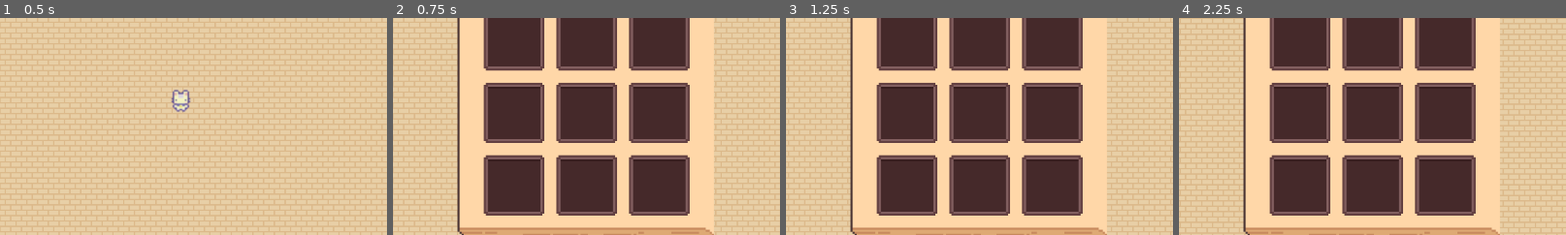
Above: before the commit, frames 1-4 (left to right).
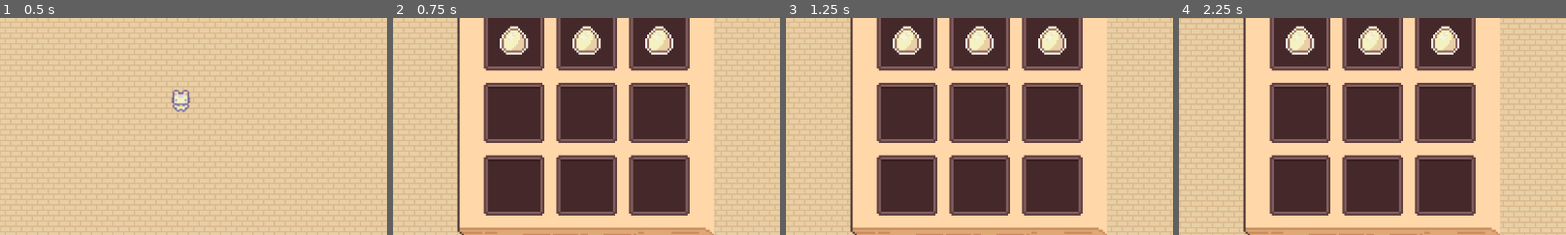
Above: after the commit, the same moments.

Repository: Starry-Nites/comfy-Jam-summer-2026
Game: Godot game, scene res://scenes/main.tscn
Same seed, same stepped clock (60 frames per second), same inputs: the game is played once before the commit and once after it.
Inputs:
- Up to frame 1 (0.5 s): no input
- Up to frame 2 (0.75 s): tap Enter at 0.5 s; hold D (right) from 0.53 s (still down); tap I (i) at 0.6 s
- Up to frame 3 (1.25 s): keep holding D (right)
- Up to frame 4 (2.25 s): release D (right) at 1.28 s; hold S (down) 1.28-2.03 s; tap I (i) at 1.35, 2.1 s; tap Space at 2 s; hold D (right) from 2.03 s (still down)
The pictures show only the part of the screen within x 27-77%, y 31-81%; the shares and areas given below are measured in that part.

Frame 1 is identical in both runs. In frame 2, 2.3% of the frame differs, in the area x 27-73%, y 3-17%; in frame 3, 2.3%; in frame 4, 2.3%.

Commit message:
fix: adjust items position on inventory

Diff:
--- a/components/inventory_ui.gd
+++ b/components/inventory_ui.gd
@@ -1,10 +1,19 @@
 extends Control
+
+@onready var inventory: Inventory = preload("res://data/inventory/player_inventory.tres")
+@onready var slots: Array = $NinePatchRect/GridContainer.get_children()
 
 var is_open: bool = false
 
 
 func _ready() -> void:
+	update_slots()
 	close()
+
+
+func update_slots() -> void:
+	for i in range(min(inventory.items.size(), slots.size())):
+		slots[i].update(inventory.items[i])
 
 
 func _process(_delta) -> void:
--- a/data/inventory/InventoryUISlot.tscn
+++ b/data/inventory/InventoryUISlot.tscn
@@ -1,6 +1,7 @@
 [gd_scene format=3 uid="uid://cp5pgqhma5c72"]
 
-[ext_resource type="Texture2D" uid="uid://qaaj21dmjg5k" path="res://assets/01_TravelBookLite/Sprites/UI_TravelBook_Slot01a.png" id="1_f40g8"]
+[ext_resource type="Script" uid="uid://xhde4dmiqs4" path="res://data/inventory/inventory_ui_slot.gd" id="1_8rogl"]
+[ext_resource type="Texture2D" uid="uid://qaaj21dmjg5k" path="res://assets/01_TravelBookLite/Sprites/UI_TravelBook_Slot01a.png" id="2_vtf3o"]
 
 [node name="InventoryUISlot" type="Panel" unique_id=275375511]
 self_modulate = Color(1, 1, 1, 0)
@@ -8,9 +9,19 @@
 custom_minimum_size = Vector2(32, 32)
 offset_right = 32.0
 offset_bottom = 32.0
+script = ExtResource("1_8rogl")
 
 [node name="Sprite2D" type="Sprite2D" parent="." unique_id=1161004263]
 position = Vector2(16, 16)
-texture = ExtResource("1_f40g8")
+texture = ExtResource("2_vtf3o")
 
-[node name="ItemDisplay" type="Sprite2D" parent="." unique_id=1976423927]
+[node name="CenterContainer" type="CenterContainer" parent="." unique_id=1164036331]
+custom_minimum_size = Vector2(32, 32)
+layout_mode = 0
+offset_right = 32.0
+offset_bottom = 32.0
+
+[node name="Panel" type="Panel" parent="CenterContainer" unique_id=1526490863]
+layout_mode = 2
+
+[node name="ItemDisplay" type="Sprite2D" parent="CenterContainer/Panel" unique_id=1976423927]
--- a/data/inventory/inventory_ui_slot.gd
+++ b/data/inventory/inventory_ui_slot.gd
@@ -1 +1,11 @@
 extends Panel
+
+@onready var item_visual: Sprite2D = $CenterContainer/Panel/ItemDisplay
+
+
+func update(item: InventoryItem):
+	if !item:
+		item_visual.visible = false
+	else:
+		item_visual.visible = true
+		item_visual.texture = item.texture
--- a/data/inventory/player_inventory.tres
+++ b/data/inventory/player_inventory.tres
@@ -2,8 +2,9 @@
 
 [ext_resource type="Script" uid="uid://cevqbv2wa14i8" path="res://components/inventory_item.gd" id="1_csxiq"]
 [ext_resource type="Script" uid="uid://dbmejfx6hi0fi" path="res://components/inventory.gd" id="2_4qa4p"]
+[ext_resource type="Resource" uid="uid://ckarht5qs3r4f" path="res://data/items/egg.tres" id="2_4xef2"]
 
 [resource]
 script = ExtResource("2_4qa4p")
-items = Array[ExtResource("1_csxiq")]([null, null, null, null, null, null, null, null, null, null])
+items = Array[ExtResource("1_csxiq")]([ExtResource("2_4xef2"), ExtResource("2_4xef2"), ExtResource("2_4xef2"), null, null, null, null, null, null, null])
 metadata/_custom_type_script = "uid://dbmejfx6hi0fi"
